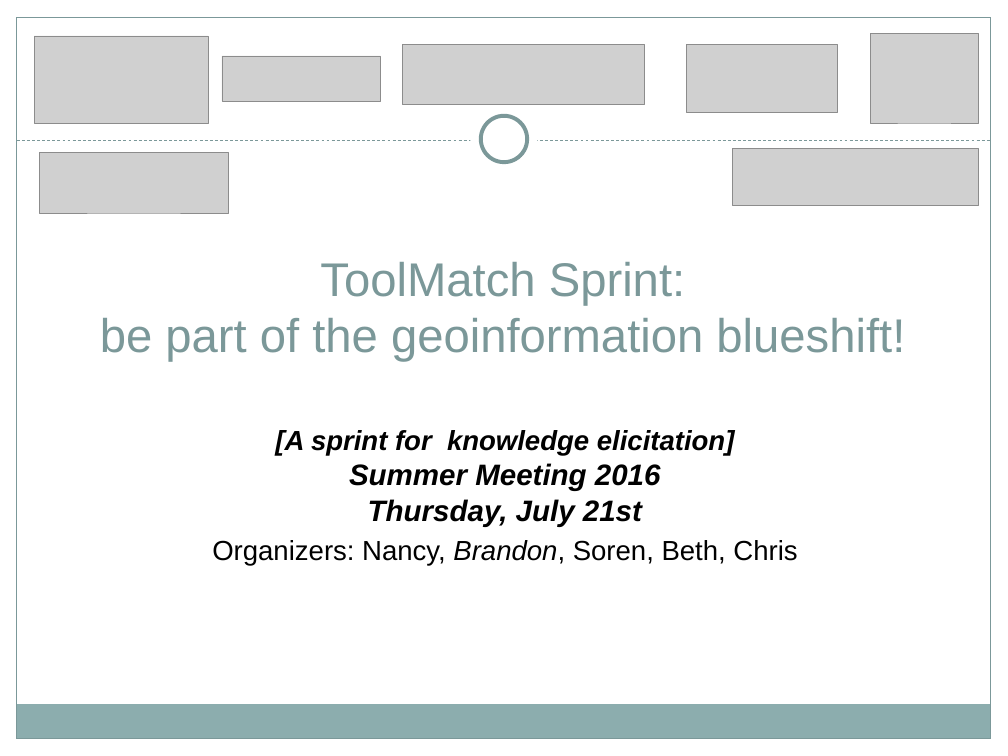
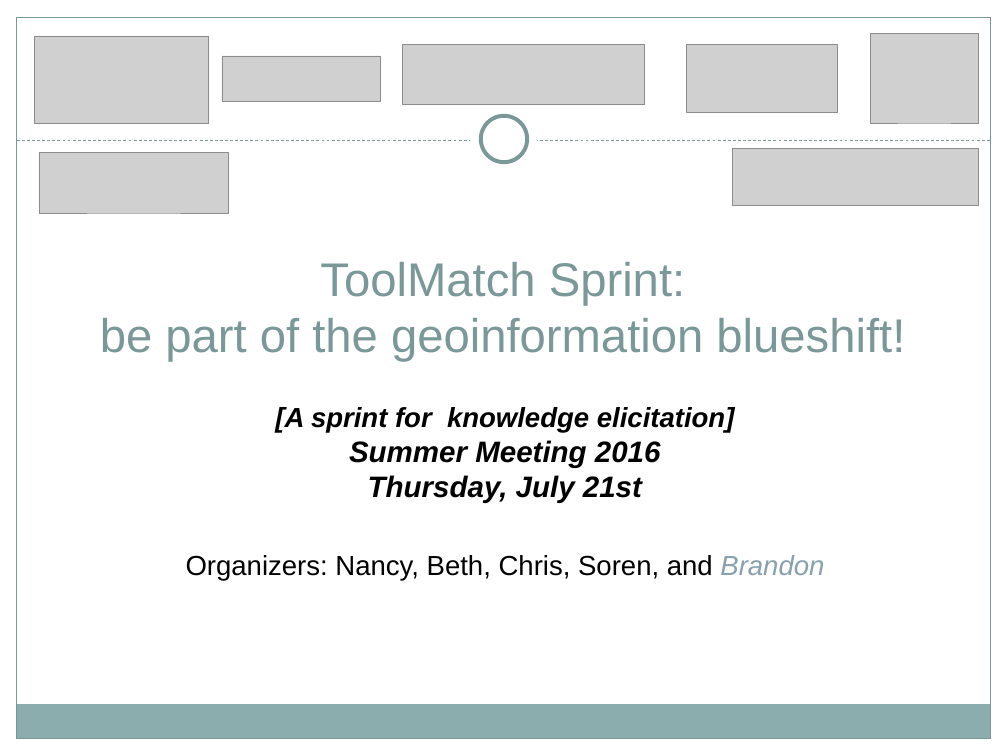
Before and after one commit to ESIPFed/toolmatch-ontology, a slide deck: slide 1 of 2016ESIPSprint/ToolMatch_Sprint_ESIPSummer2016_v2.pptx. Drawn at 1008x756 pixels with LibreOffice and Linux fonts; fonts in the diff are those of the drawing; grey boxes stand for pictures; background and template pictures are left out. Boxes give left, top, right and bottom in pixels: in the first picture for what was removed or moved away, otherwise in the second. Text is boxed around its words. In the diff, an @@ line names an element or a change of style, - is before the commit and + after.

```diff
--- a/2016ESIPSprint/ToolMatch_Sprint_ESIPSummer2016_v2.pptx
+++ b/2016ESIPSprint/ToolMatch_Sprint_ESIPSummer2016_v2.pptx
@@ text "[A sprint for knowledge elicitation]": place and size @@
-text "[A sprint for knowledge elicitation]" at [212,430,797,565]
+text "[A sprint for knowledge elicitation]" at [186,407,824,580]
@@ text at [186,555,824,580]: text changed @@
-Organizers: Nancy, Brandon, Soren, Beth, Chris
+Organizers: Nancy, Beth, Chris, Soren, and Brandon
```
Also in this commit, not shown: 6 other slides changed, 4 slides removed.
